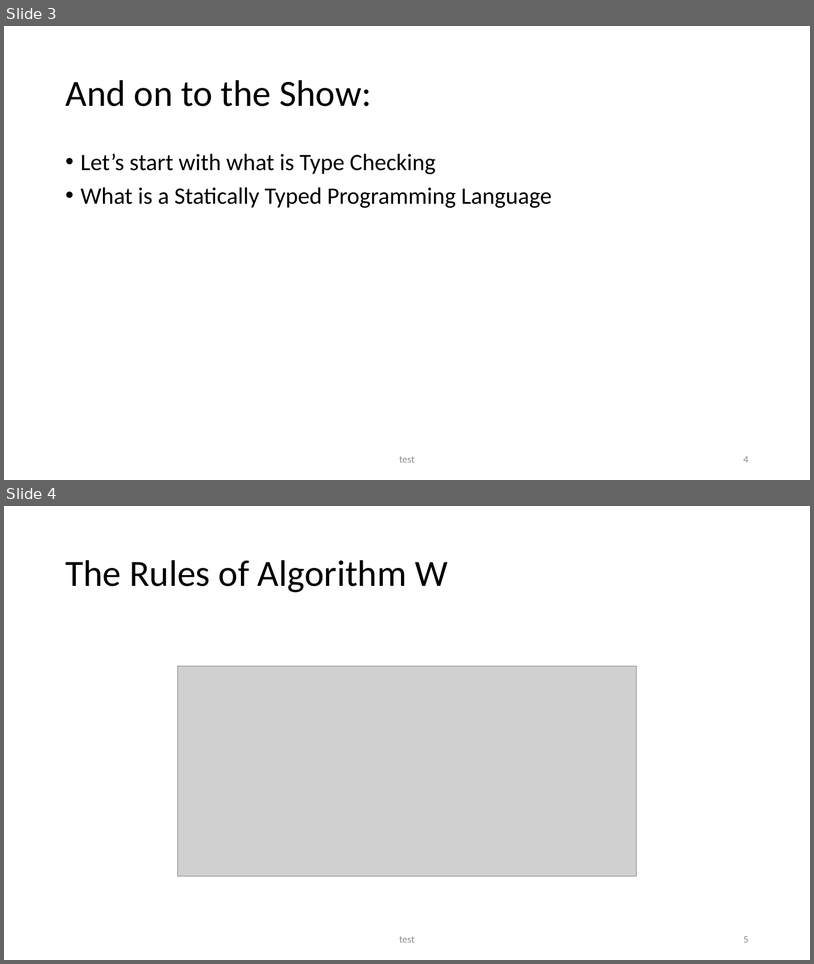
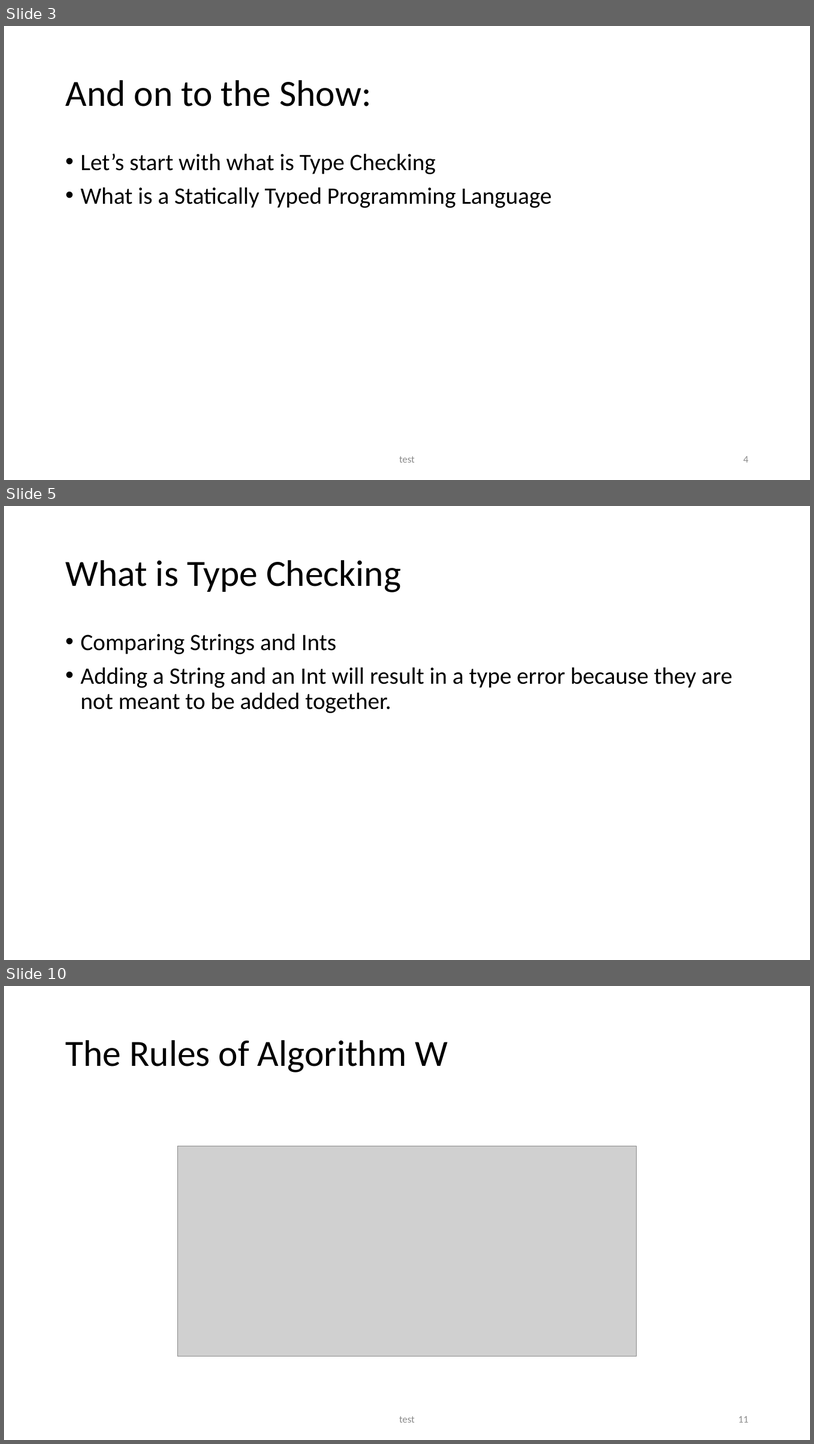
Before and after one commit to seanwestfall/algorithm_w_presentation, a slide deck: Presentation1.pptx. Shown one above the other, each under a label of ours: slides 3 and 4 before the commit, slides 3, 5 and 10 after it; the slides between them are not shown. The pictures are 814x964 and 814x1444 pixels, drawn with LibreOffice and Linux fonts; fonts in the diff are those of the drawing; grey boxes stand for pictures. Boxes give left, top, right and bottom in pixels: in the first picture for what was removed or moved away, otherwise in the second. Text is boxed around its words. In the diff, an @@ line names an element or a change of style, - is before the commit and + after.

```diff
--- a/Presentation1.pptx
+++ b/Presentation1.pptx
@@ slide 5 added at [4, 506, 810, 960], background #FFFFFF @@
@@ title added at [65, 560, 401, 592], 44 pt, text #000000 @@
+What is Type Checking
@@ text added at [81, 633, 732, 713], 28 pt, text #000000 @@
+• Comparing Strings and Ints
+• Adding a String and an Int will result in a type error because they are not meant to be added together.
@@ what was slide 4 is now slide 10 @@
@@ page number at [738, 1416, 749, 1422]: text changed @@
-5
+11
```
Also in this commit, not shown: 1 slide changed, 10 other slides added.
